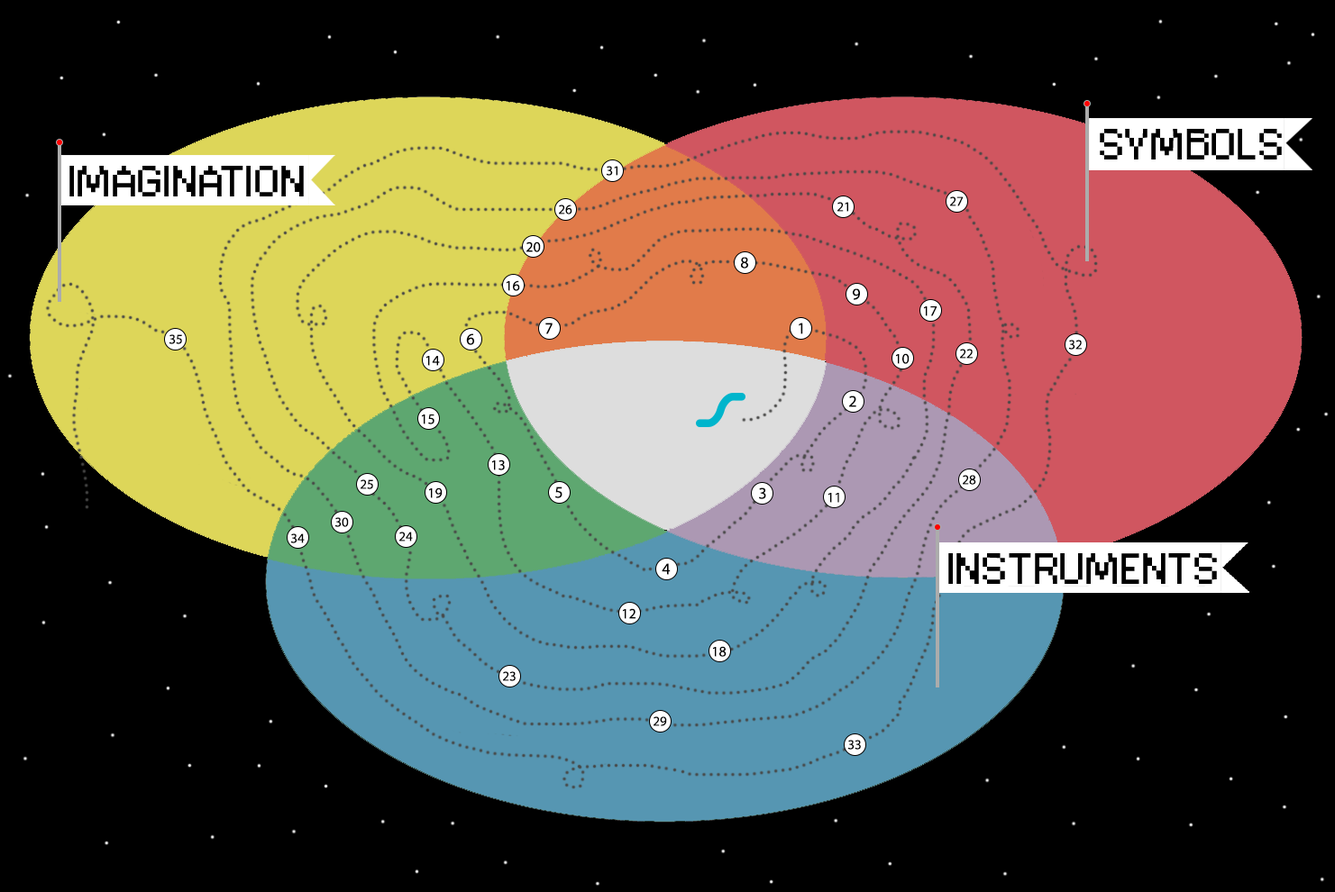
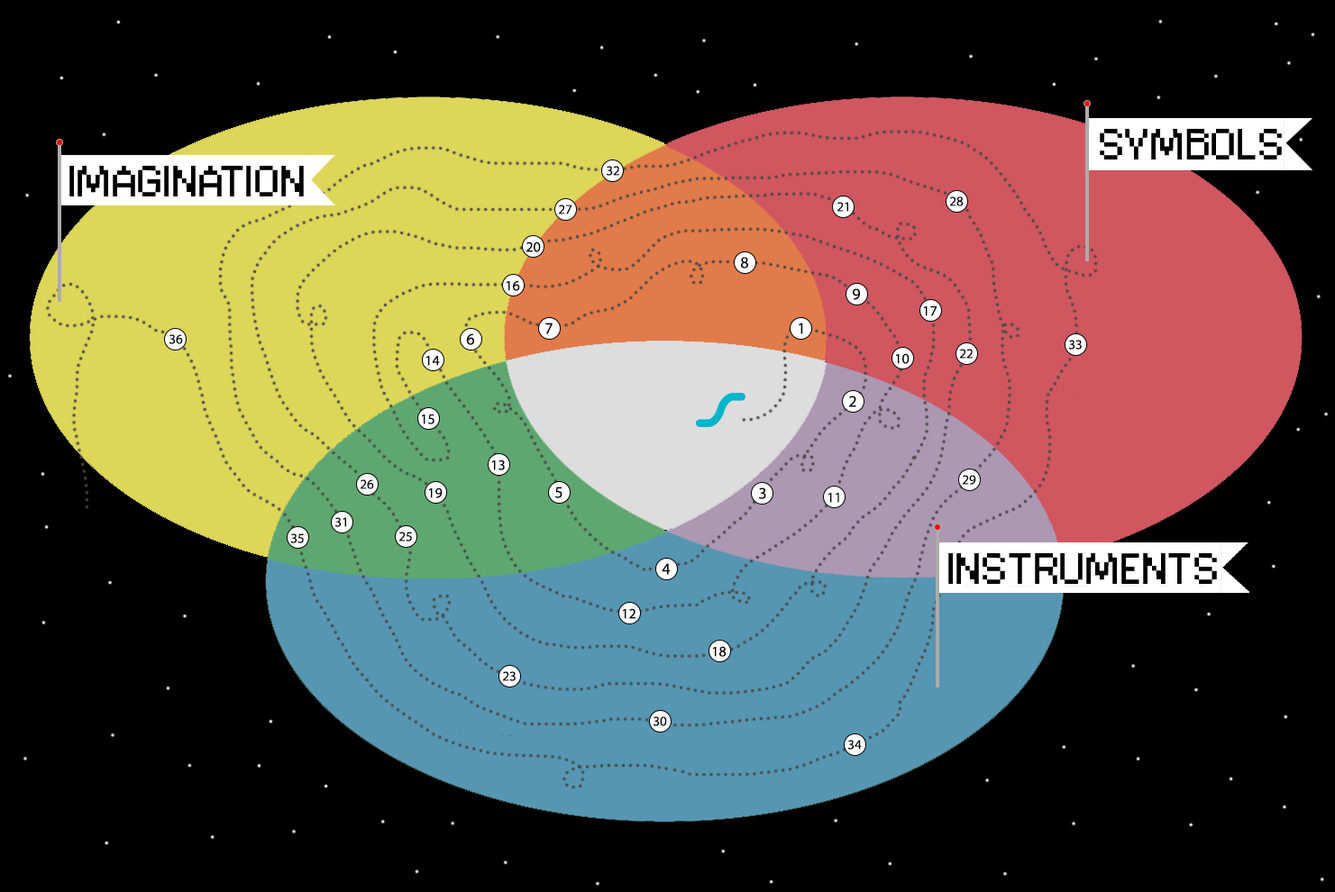
Comparing the layer stacks of the two 1335×892 images. Changes:
painted on "35" (2nd of 2, in "Lessons" › "35") over [175, 334, 183, 345]
painted on "34" (2nd of 2, in "Lessons" › "34") over [297, 533, 305, 544]
painted on "33" (2nd of 2, in "Lessons" › "33") over [854, 740, 862, 750]
painted on "32" (2nd of 2, in "Lessons" › "32") over [1075, 339, 1082, 350]
painted on "31" (2nd of 2, in "Lessons" › "31") over [612, 165, 620, 176]
painted on "30" (2nd of 2, in "Lessons" › "30") over [341, 517, 349, 528]
painted on "29" (2nd of 2, in "Lessons" › "29") over [652, 716, 668, 727]
painted on "28" (2nd of 2, in "Lessons" › "28") over [969, 475, 977, 485]
painted on "27" (2nd of 2, in "Lessons" › "27") over [956, 196, 964, 207]
painted on "26" (2nd of 2, in "Lessons" › "26") over [565, 204, 573, 215]
painted on "25" (2nd of 2, in "Lessons" › "25") over [366, 479, 375, 490]
painted on "24" (2nd of 2, in "Lessons" › "24") over [405, 531, 413, 542]
